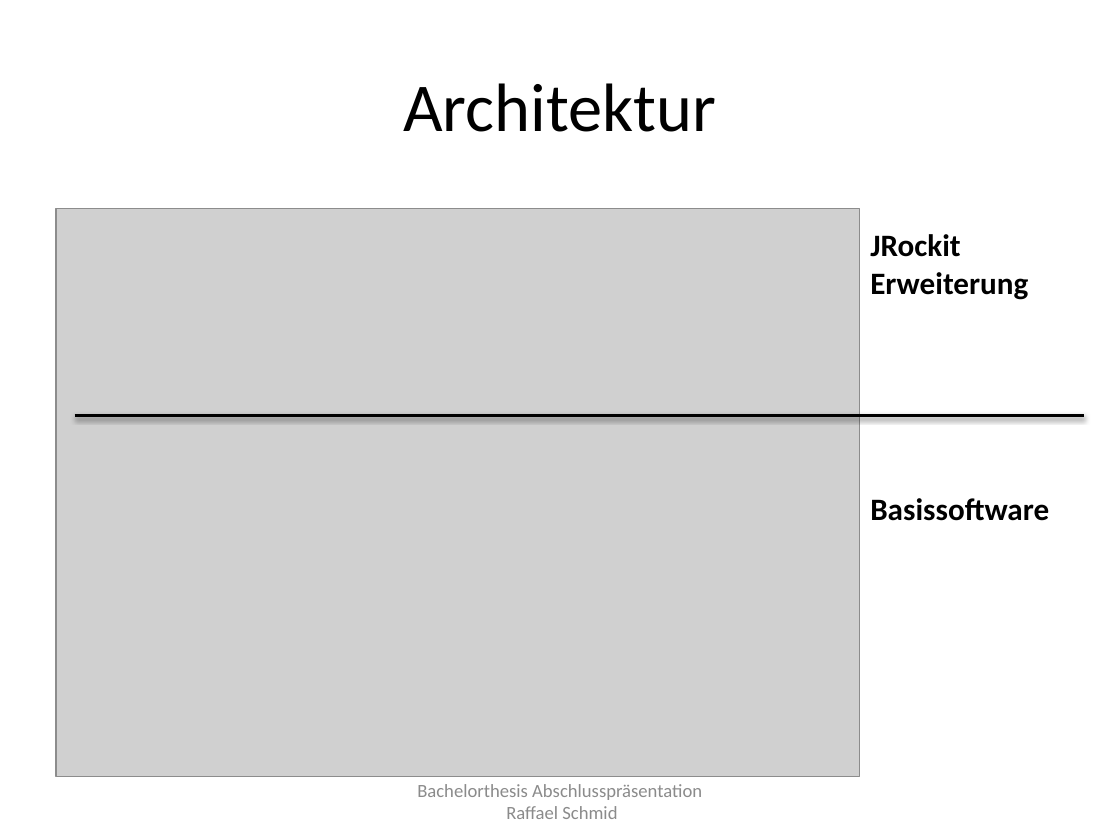
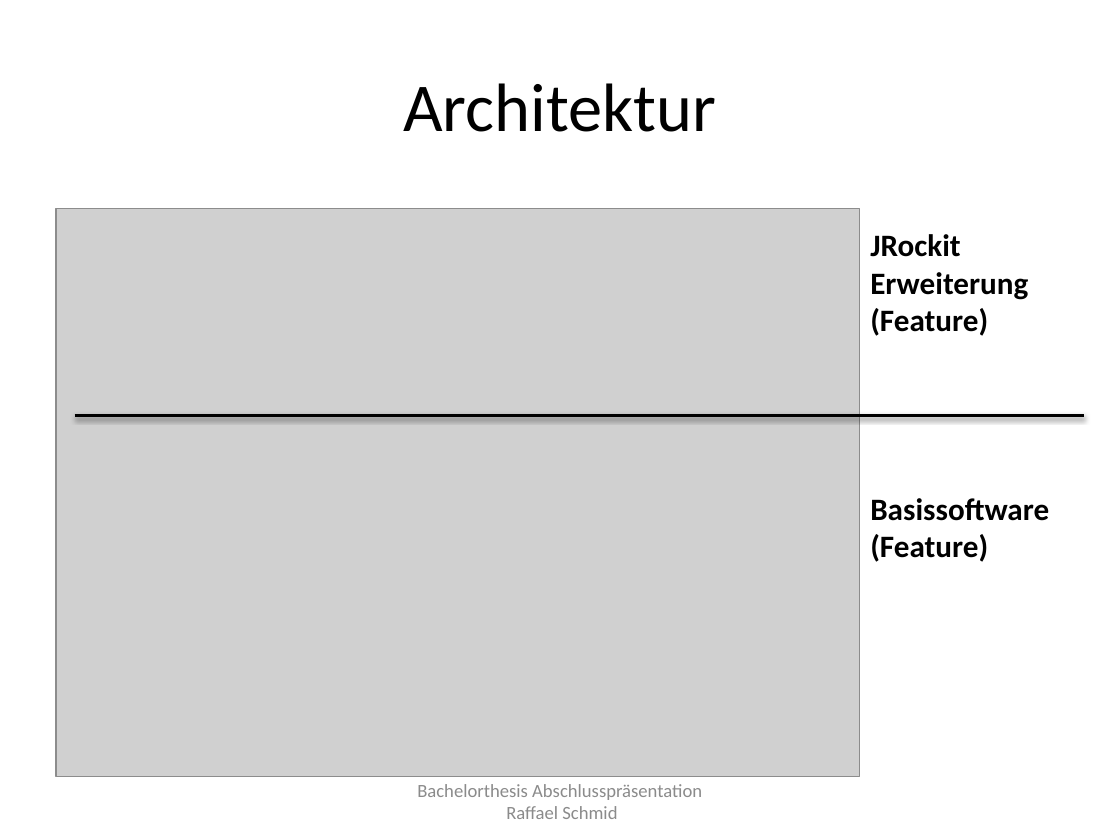
Before and after one commit to raffaelschmid/bachelorthesis, a slide deck: slide 7 of Dokumentation/Abschlusspraesentation/rschmid_bachelorthesis_abschlusspraesentation.pptx (slide 8 before the commit). Drawn at 1120x840 pixels with LibreOffice and Linux fonts; fonts in the diff are those of the drawing; grey boxes stand for pictures. Boxes give left, top, right and bottom in pixels: in the first picture for what was removed or moved away, otherwise in the second. Text is boxed around its words. In the diff, an @@ line names an element or a change of style, - is before the commit and + after.

```diff
--- a/Dokumentation/Abschlusspraesentation/rschmid_bachelorthesis_abschlusspraesentation.pptx
+++ b/Dokumentation/Abschlusspraesentation/rschmid_bachelorthesis_abschlusspraesentation.pptx
@@ text at box(870, 308, 988, 336): paragraph added @@
+(Feature)
@@ text at box(870, 534, 988, 562): paragraph added @@
+(Feature)
```
Also in this commit, not shown: 4 other slides changed, 1 slide removed.
